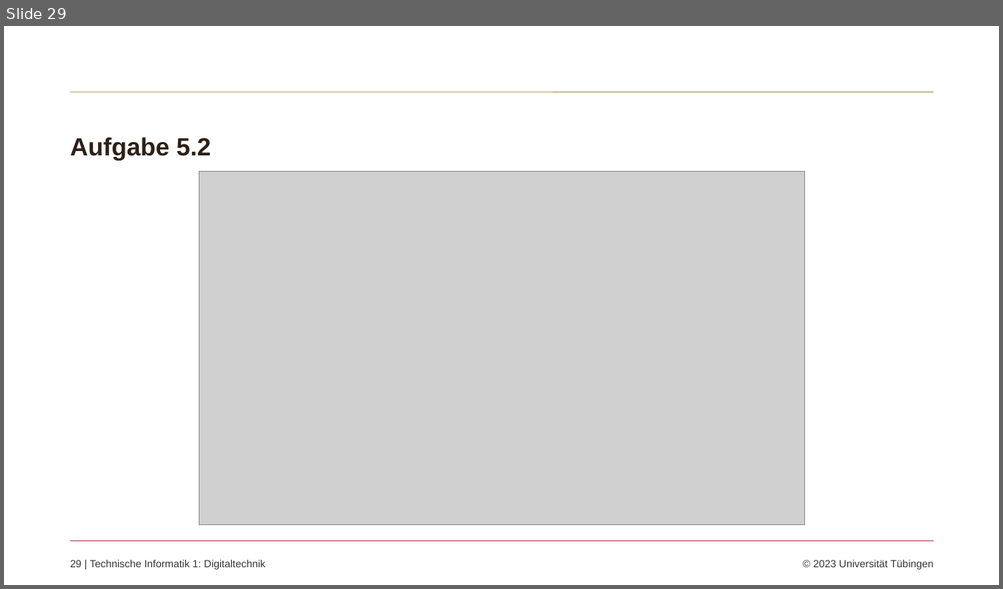
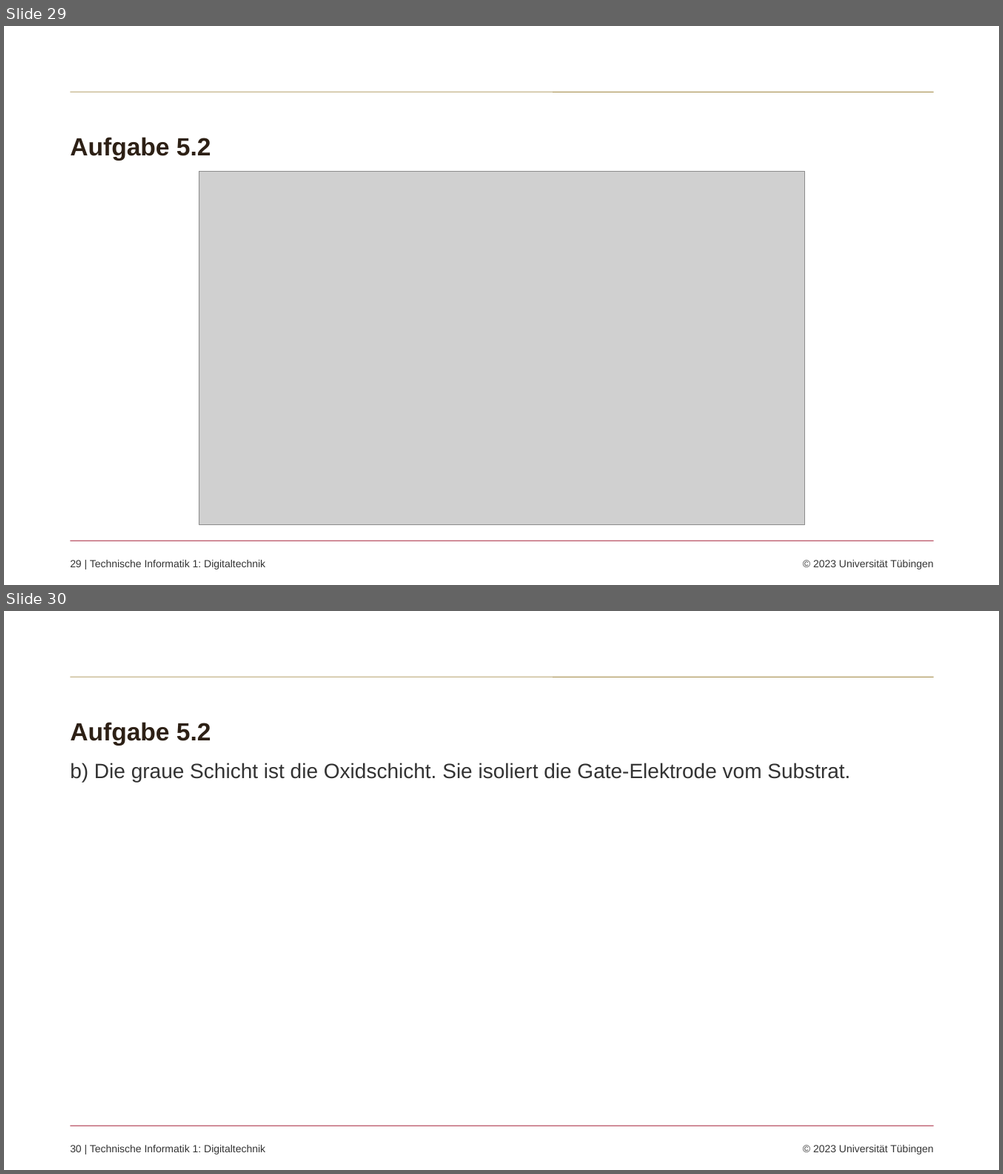
Before and after one commit to koennixer/Probeklausur, a slide deck: Probeklausur.pptx. Shown one above the other, each under a label of ours: slide 29 before the commit, slides 29 and 30 after it. The pictures are 1003x589 and 1003x1174 pixels, drawn with LibreOffice and Linux fonts; fonts in the diff are those of the drawing; grey boxes stand for pictures; background and template pictures are left out. Boxes give left, top, right and bottom in pixels: in the first picture for what was removed or moved away, otherwise in the second. Text is boxed around its words. In the diff, an @@ line names an element or a change of style, - is before the commit and + after.

Commit message:
Kosmetische Verbesserungen und kleine Fehler an Aufgabe 1

```diff
--- a/Probeklausur.pptx
+++ b/Probeklausur.pptx
@@ slide 30 added at <box>4,611,999,1170</box>, background #FFFFFF; not listed: 3 template elements that a slide beside it also shows @@
@@ title added at <box>70,722,211,746</box>, 24 pt, text #2D2015, bold @@
+Aufgabe 5.2
@@ text added at <box>70,763,850,782</box>, 20 pt, text #333333 @@
+b) Die graue Schicht ist die Oxidschicht. Sie isoliert die Gate-Elektrode vom Substrat.
```
Also in this commit, not shown: 4 slides changed.
